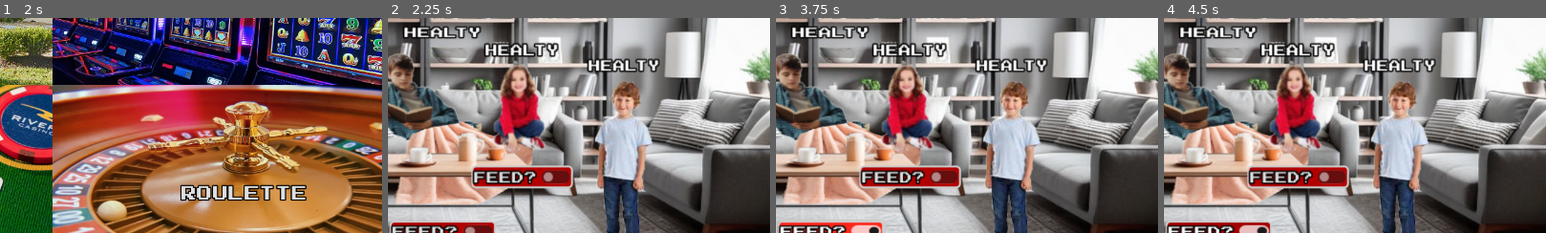
Above: before the commit, frames 1-4 (left to right).
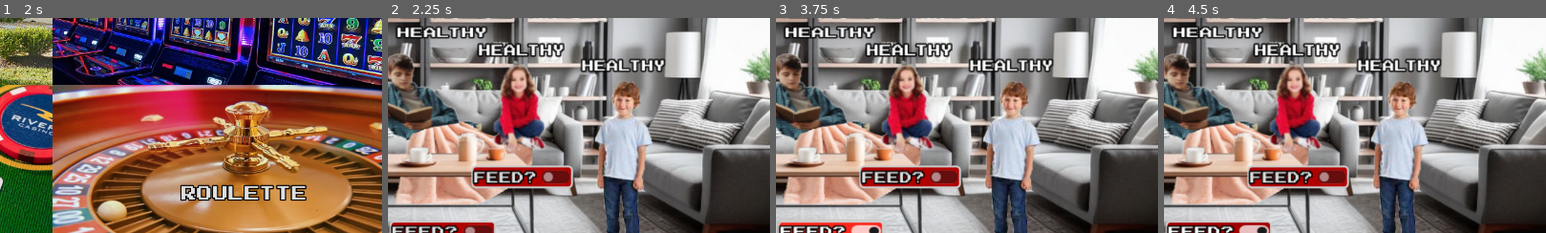
Above: after the commit, the same moments.

Repository: OwenFrakes/congressAppChallenge
Game: Godot game, scene res://Scenes/title.tscn
The game is run twice, just before and just after one commit, with the same random seed, the same clock (stepped at 60 frames per second) and the same inputs. The engine's default icon, where the game draws it, is replaced by a stand-in: a white triangle on a blue panel in a dark square.
Inputs:
- Up to frame 1 (2 s): tap Enter at 0.5 s; click "Start" at 1.25 s
- Up to frame 2 (2.25 s): click "Go home" at 2 s
- Up to frame 3 (3.75 s): click "Electrical" at 2.75 s; click "Feed?" at 3.5 s
- Up to frame 4 (4.5 s): click "Feed?" at 4.25 s
The pictures show only the part of the screen within x 43-93%, y 34-84%; the shares and areas given below are measured in that part.

Frame 1 is identical in both runs. In frame 2, 3.1% of the frame differs, in the area x 2-73%, y 3-26%; in frame 3, 3.1%; in frame 4, 3.1%.

Commit message:
Update static_player_variables.gd

Diff:
--- a/Scripts/static_player_variables.gd
+++ b/Scripts/static_player_variables.gd
@@ -3,12 +3,12 @@
 var playerEnergy = 6
 var globalPlayerMoney = 100 # The amount of money the player has.
 var dayCount = 1 # The day, 1 is monday.
-var spouseState = "Healty"
+var spouseState = "Healthy"
 
 #Children States
-var child1State = "Healty"
-var child2State = "Healty"
-var child3State = "Healty"
+var child1State = "Healthy"
+var child2State = "Healthy"
+var child3State = "Healthy"
 
 #Children Health
 var child1Health = 4
